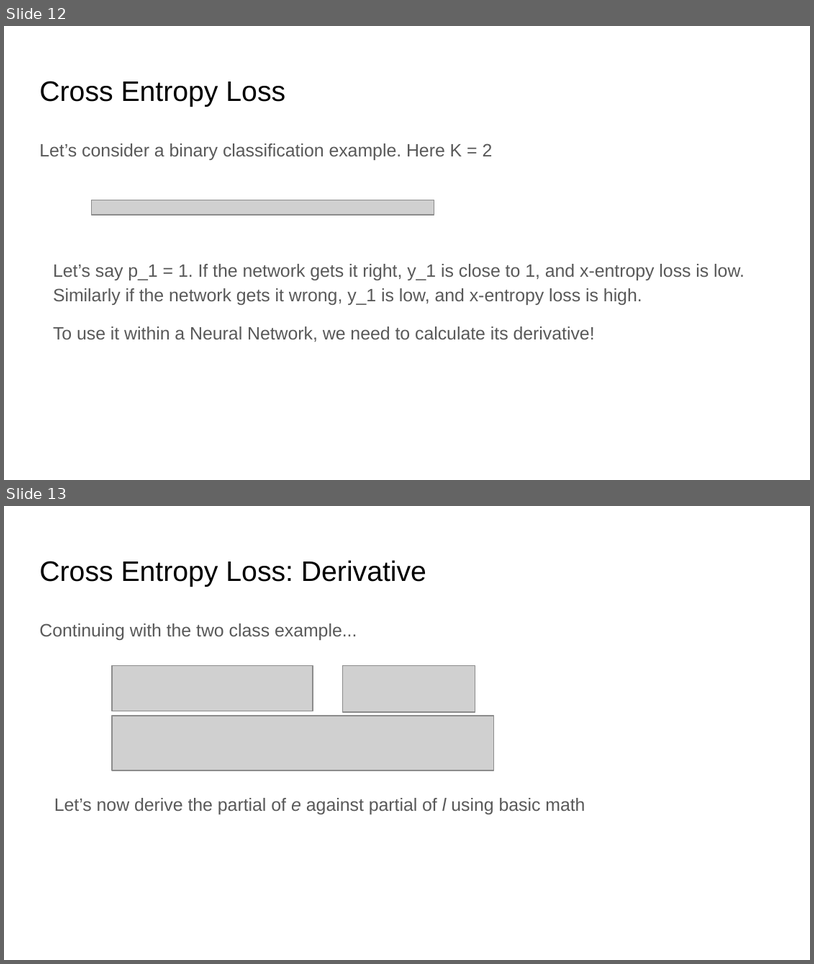
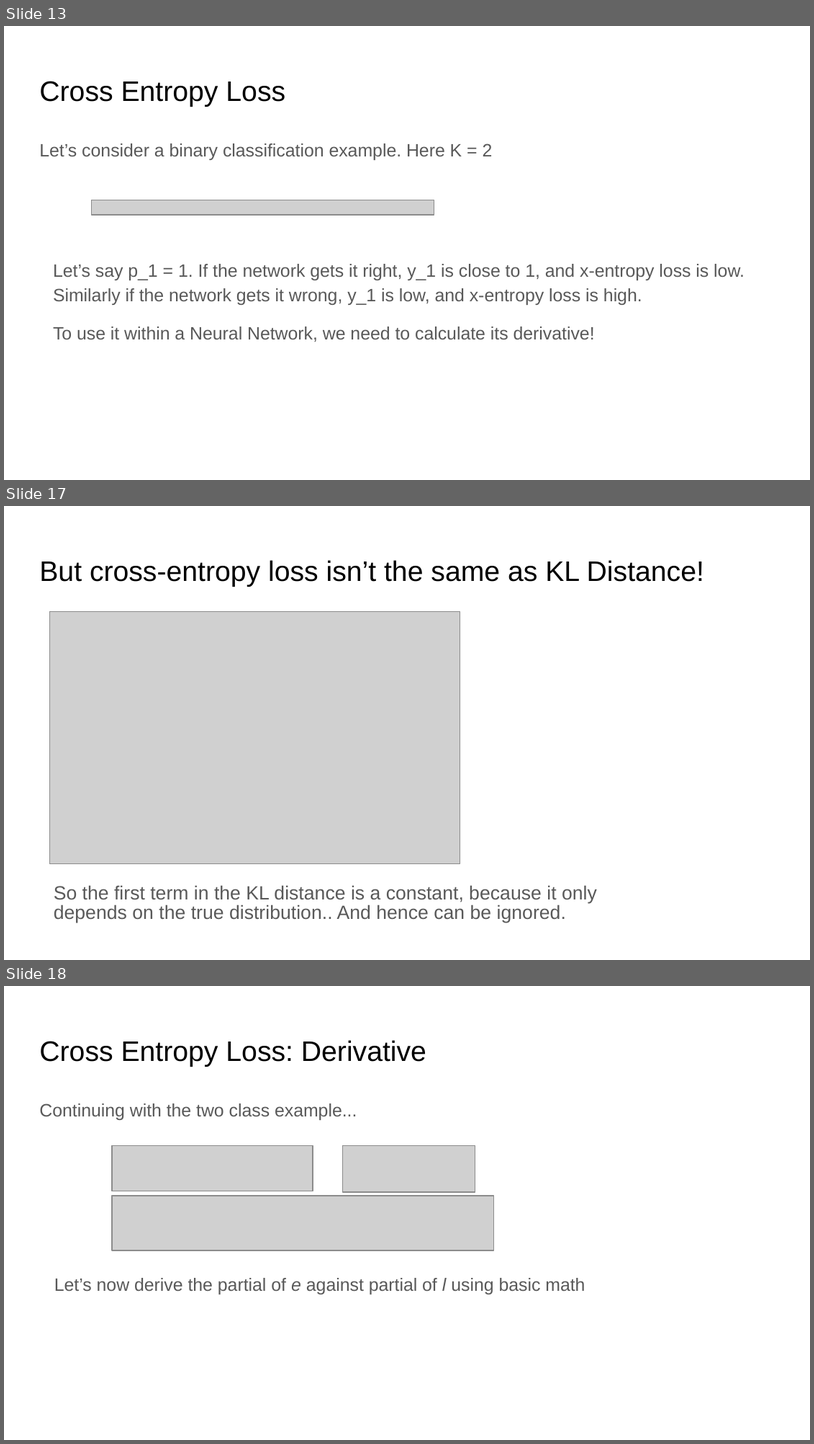
Before and after one commit to ankur6ue/deep-learning-course, a slide deck: class_3/deep_learning_course_class_3.pptx. Shown one above the other, each under a label of ours: slides 12 and 13 before the commit, slides 13, 17 and 18 after it; the slides between them are not shown. The pictures are 814x964 and 814x1444 pixels, drawn with LibreOffice and Linux fonts; fonts in the diff are those of the drawing; grey boxes stand for pictures. Boxes give left, top, right and bottom in pixels: in the first picture for what was removed or moved away, otherwise in the second. Text is boxed around its words. In the diff, an @@ line names an element or a change of style, - is before the commit and + after.

Commit message:
Fixed bug in MSE Loss, update lecture 3 slides

```diff
--- a/class_3/deep_learning_course_class_3.pptx
+++ b/class_3/deep_learning_course_class_3.pptx
@@ slide 17 added at [4, 506, 810, 960], background #FFFFFF @@
@@ title added at [39, 560, 705, 587], 25.2 pt, text #000000 @@
+But cross-entropy loss isn’t the same as KL Distance!
@@ picture added at [49, 612, 460, 864] @@
@@ text added at [54, 885, 597, 923], 17.2 pt, text #595959 @@
+So the first term in the KL distance is a constant, because it only depends on the true distribution.. And hence can be ignored.
@@ what was slide 12 is now slide 13 @@
@@ what was slide 13 is now slide 18 @@
```
Also in this commit, not shown: 2 slides changed, 5 other slides added, 8 other files.
